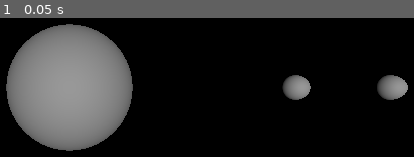
Above: before the commit, frame 1.
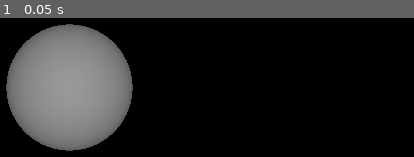
Above: after the commit, the same moment.

Repository: marekgagne/syncro_orbit
Game: Godot game, scene res://node_3d.tscn
Two runs of this game, one before a commit and one after it. Both use one fixed random seed, a clock stepped at 60 frames per second and the inputs below.
Inputs:
- Up to frame 1 (0.05 s): no input

The runs differ from the first frame. In frame 1, 2.0% of the frame differs, in the area x 68-99%, y 41-59%.

Commit message:
document

Diff:
--- a/orbite-lune/Europe.gd
+++ b/orbite-lune/Europe.gd
@@ -3,8 +3,8 @@
 @export var masse_europe: float
 var temps_orbit: float = 299.819e3
 var masse_jupiter: float = 1.989e27
-@export var r_p: float
-@export var v_p: float
+@export var r_p_reelle: float
+@export var v_p_reelle: float
 var k:float = 1e14
 var d:float = 249.7e6
 var coef_dissip:float = 4e16
@@ -12,24 +12,35 @@
 @export var autre_moitié: RigidBody3D
 
 var G : float = 6.673e-11
-var position_relle:float
-
-
+var r_i : Vector3
+var excentricite: float = (((v_p_reelle ** 2) * r_p_reelle)/(G * masse_jupiter))
+var r_a_reelle: float = ((-1*excentricite*(r_p_reelle) - r_p_reelle)/(excentricite - 1))
+var r_p_simulee: float = log(r_p_reelle) / log(10)
+var r_a_simulee: float = log(r_a_reelle) / log(10)
 # Called when the node enters the scene tree for the first time.
 func _ready() -> void:
-	pass # Replace with function body.
+	r_i = r_p_reelle * Vector3(1, 0, 0)
+	position = conv_position_reelle_a_simulee(r_i)
 
 
 # Called every frame. 'delta' is the elapsed time since the previous frame.
-func _process(delta: float) -> void:
+func _process(_delta: float) -> void:
 	pass
 
-func calculer_acceleration_gravitationnelle(position_rellee: Vector3) -> Vector3:
+func calculer_acceleration(position_reelle: Vector3) -> Vector3:
 	var pos_autre_moitié = Vector3(autre_moitié.poition)
-	var r_diff= ( pos_autre_moitié- position_relle)
+	var r_diff= ( pos_autre_moitié- position_reelle)
 	var r_diff_unit = Vector3(r_diff) / r_diff
-	var facteur = -G * masse_europe * masse_jupiter / (position_rellee.length()**3)
+	var facteur = -G * masse_europe * masse_jupiter / (position_reelle.length()**3)
 	var force_rappel = k * (r_diff-d) * r_diff_unit
 	"faire frict."
-	var force = ((position_rellee - centre_de_rotation.position) * facteur)
+	var force = ((position_reelle - centre_de_rotation.position) * facteur) + force_rappel
 	return force / masse_europe
+
+func conv_position_reelle_a_simulee(position_reelle : Vector3) -> Vector3:
+	var distance_relle = position_reelle.length()
+	var ratio_distance = inverse_lerp(r_p_reelle, r_a_reelle,
+	distance_relle)
+	var facteur_distance_simulee = lerp (r_p_simulee, r_a_simulee,
+	ratio_distance)
+	return position_reelle.normalized() * facteur_distance_simulee
--- a/orbite-lune/node_3d.tscn
+++ b/orbite-lune/node_3d.tscn
@@ -45,8 +45,8 @@
 transform = Transform3D(1, 0, 0, 0, 1, 0, 0, 0, 1, 1.8228974, 0, 0)
 script = ExtResource("1_a202f")
 masse_europe = 2.4e+23
-r_p = 540012000.0
-v_p = 10644.75
+r_p_reelle = 4.0
+v_p_reelle = 4.0
 centre_de_rotation = NodePath("../Jupiter")
 "autre_moitié" = NodePath("../Europe_r2")
 
@@ -60,8 +60,8 @@
 transform = Transform3D(1, 0, 0, 0, 1, 0, 0, 0, 1, 2.5870733, 0, 0)
 script = ExtResource("1_a202f")
 masse_europe = 2.4e+22
-r_p = 789712000.0
-v_p = 17741.25
+r_p_reelle = 4.0
+v_p_reelle = 4.0
 centre_de_rotation = NodePath("../Jupiter")
 "autre_moitié" = NodePath("../Europe_r1")
 
